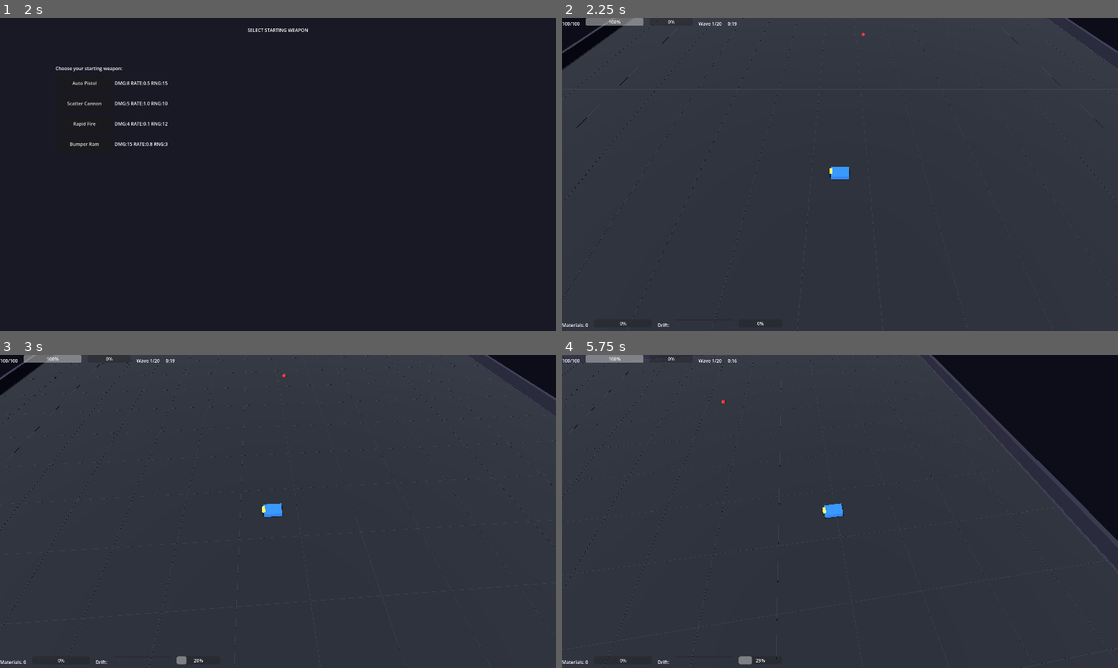
Above: before the commit, frames 1-4 (two rows, left to right).
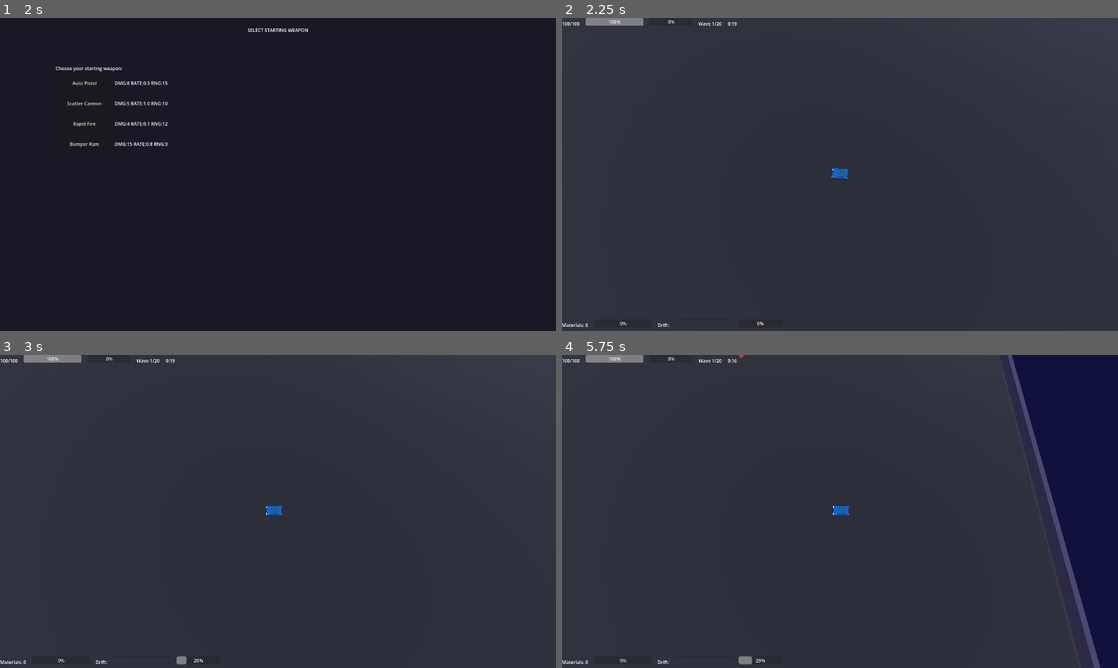
Above: after the commit, the same moments.

Repository: liuchangchangchang/drift-survivors
Game: Godot game, scene res://scenes/ui/main_menu.tscn
Two runs of this game, one before a commit and one after it. Both use one fixed random seed, a clock stepped at 60 frames per second and the inputs below.
Inputs (mouse positions are in pixels of both pictures, inside the frame that each line leads up to):
- Up to frame 1 (2 s): click "Start Game" at 0.5 s; click "Rookie Racer" at 1.25 s
- Up to frame 2 (2.25 s): click "Auto Pistol" at 2 s
- Up to frame 3 (3 s): tap Enter at 2.75 s; move the mouse to (400, 495) at 2.77 s; hold D (move_right) from 2.78 s (still down); hold Shift (drift) from 2.78 s (still down); click (400, 495) at 2.92 s
- Up to frame 4 (5.75 s): release D (move_right) at 3.5 s; release Shift (drift) at 3.5 s; drag from (728, 527) to (812, 574) at 3.52 s; move the mouse to (895, 442) at 4.27 s; hold D (move_right) 4.28-5 s; hold Shift (drift) 4.28-5 s; tap E (nitro_boost) at 4.35 s; drag from (812, 574) to (673, 464) at 5.02 s

Frame 1 is identical in both runs. In frame 2, 1.6% of the frame differs, in the area x 0-100%, y 0-100%; in frame 3, 1.7%; in frame 4, 15%.

Commit message:
feat: stable camera, drift skidmarks, and visual polish
Camera:
- Fixed rotation (no look_at jitter), -75° top-down angle
- Smooth position follow with speed-adaptive lerp
- Look-ahead based on velocity direction

Skidmarks (QQ Speed style):
- SkidmarkSystem spawns dark semi-transparent quads at rear wheels
- Marks persist in world space (up to 500, then recycled)
- Only appear during drift

Car visual overhaul:
- Multi-part car: chassis (metallic blue), glass cabin (translucent),
  headlights (emissive white), taillights (emissive red)
- 4 cylinder wheels at correct positions
- Body roll on turns (stronger during drift)
- Nose pitch on acceleration/boost
- Boost exhaust particles (blue, rear-facing)
- Drift spark particles with color stages:
  orange (charging) → cyan (50%) → pink (100% full)

Environment:
- Two-light setup: warm key light + cool fill light
- Glow post-processing enabled
- Dark asphalt ground with sparse grid lines (every 15 units)
- Semi-transparent arena walls

Co-Authored-By: Claude Opus 4.6 (1M context) <noreply@anthropic.com>

Diff:
--- /dev/null
+++ b/src/car/skidmark_system.gd
@@ -0,0 +1,85 @@
+class_name SkidmarkSystem
+extends Node3D
+## Draws tire skidmarks on the ground during drift.
+## Creates flat dark quads behind the rear wheels.
+
+const MAX_MARKS := 500
+const MARK_INTERVAL := 0.05  # Seconds between marks
+const MARK_WIDTH := 0.15
+const MARK_LENGTH := 0.6
+const MARK_Y := 0.02  # Slightly above ground to prevent z-fight
+
+var _timer: float = 0.0
+var _mark_count: int = 0
+var _marks_container: Node3D
+var _mark_material: StandardMaterial3D
+
+# Rear wheel offsets relative to car center (local space)
+var left_wheel_offset := Vector3(-0.8, 0, 1.2)
+var right_wheel_offset := Vector3(0.8, 0, 1.2)
+
+func _ready() -> void:
+	_marks_container = Node3D.new()
+	_marks_container.name = "SkidMarks"
+	# Add to arena (not car) so marks stay in world space
+	call_deferred("_add_container_to_arena")
+
+	_mark_material = StandardMaterial3D.new()
+	_mark_material.albedo_color = Color(0.05, 0.05, 0.05, 0.7)
+	_mark_material.transparency = BaseMaterial3D.TRANSPARENCY_ALPHA
+	_mark_material.shading_mode = BaseMaterial3D.SHADING_MODE_UNSHADED
+	_mark_material.no_depth_test = false
+
+func _add_container_to_arena() -> void:
+	var arena := _find_arena()
+	if arena:
+		arena.add_child(_marks_container)
+	else:
+		get_tree().current_scene.add_child(_marks_container)
+
+func _find_arena() -> Node:
+	var node: Node = get_parent()
+	while node:
+		if node.name == "GameArena":
+			return node
+		node = node.get_parent()
+	return null
+
+func _physics_process(delta: float) -> void:
+	var car := get_parent() as CarController
+	if not car or not car.is_alive or not car.is_drifting:
+		return
+
+	_timer += delta
+	if _timer < MARK_INTERVAL:
+		return
+	_timer = 0.0
+
+	# Get car's visual rotation for wheel positions
+	var yaw := -car.visual_angle + PI / 2
+	var car_basis := Basis(Vector3.UP, yaw)
+	var car_pos := car.global_position
+
+	# Spawn marks at both rear wheels
+	_spawn_mark(car_pos + car_basis * left_wheel_offset, yaw)
+	_spawn_mark(car_pos + car_basis * right_wheel_offset, yaw)
+
+func _spawn_mark(world_pos: Vector3, yaw: float) -> void:
+	if _mark_count >= MAX_MARKS:
+		# Recycle oldest mark
+		var oldest := _marks_container.get_child(0)
+		oldest.global_position = Vector3(world_pos.x, MARK_Y, world_pos.z)
+		oldest.rotation.y = yaw
+		_marks_container.move_child(oldest, _marks_container.get_child_count() - 1)
+		return
+
+	var mark := MeshInstance3D.new()
+	var quad := QuadMesh.new()
+	quad.size = Vector2(MARK_WIDTH, MARK_LENGTH)
+	quad.orientation = PlaneMesh.FACE_Y
+	mark.mesh = quad
+	mark.material_override = _mark_material
+	mark.global_position = Vector3(world_pos.x, MARK_Y, world_pos.z)
+	mark.rotation.y = yaw
+	_marks_container.add_child(mark)
+	_mark_count += 1
--- a/src/game/camera_controller.gd
+++ b/src/game/camera_controller.gd
@@ -1,19 +1,45 @@
 class_name CameraController
 extends Camera3D
-## Top-down chase camera for the 3D arena.
-## Follows the player car with lag for speed-feel.
+## Stable top-down chase camera.
+## Uses fixed rotation (no look_at jitter) with smooth position follow.
 
 @export var target: Node3D
-@export var offset: Vector3 = Vector3(0, 30, 20)
-@export var lerp_speed: float = 5.0
+@export var height: float = 40.0
+@export var look_ahead: float = 3.0  # How far ahead of velocity to look
+@export var follow_speed: float = 3.0
+@export var fast_follow_speed: float = 6.0  # When car moves fast
+
+var _smooth_pos: Vector3 = Vector3.ZERO
+var _initialized: bool = false
+
+func _ready() -> void:
+	# Fixed top-down angle (slightly tilted for depth perception)
+	rotation_degrees = Vector3(-75, 0, 0)
 
 func _physics_process(delta: float) -> void:
 	if not target:
 		return
-	var target_pos := target.global_position + offset
-	global_position = global_position.lerp(target_pos, lerp_speed * delta)
-	# Look slightly ahead of the car
-	var look_target := target.global_position
+
+	if not _initialized:
+		_smooth_pos = target.global_position
+		global_position = _smooth_pos + Vector3(0, height, height * 0.27)
+		_initialized = true
+		return
+
+	# Target position: car pos + look-ahead based on velocity
+	var ahead := Vector3.ZERO
+	if target is CharacterBody3D and target.velocity.length() > 1.0:
+		ahead = target.velocity.normalized() * look_ahead
+
+	var target_focus := target.global_position + ahead
+
+	# Smooth follow with speed-adaptive lerp
+	var speed_factor := 1.0
 	if target is CharacterBody3D:
-		look_target += target.velocity * 0.15
-	look_at(look_target, Vector3.UP)
+		speed_factor = clampf(target.velocity.length() / 20.0, 0.5, 1.5)
+	var lerp_rate := lerpf(follow_speed, fast_follow_speed, speed_factor - 0.5) * delta
+
+	_smooth_pos = _smooth_pos.lerp(target_focus, lerp_rate)
+
+	# Camera position: above and slightly behind the focus point
+	global_position = _smooth_pos + Vector3(0, height, height * 0.27)
--- a/src/game/game_arena.gd
+++ b/src/game/game_arena.gd
@@ -35,51 +35,64 @@
 	_start_first_wave()
 
 func _create_environment() -> void:
-	# Directional light (sun)
+	# Main directional light
 	var light := DirectionalLight3D.new()
-	light.rotation_degrees = Vector3(-50, -30, 0)
-	light.light_energy = 1.2
+	light.rotation_degrees = Vector3(-55, -35, 0)
+	light.light_energy = 1.0
+	light.light_color = Color(1.0, 0.95, 0.9)
 	light.shadow_enabled = true
+	light.shadow_blur = 1.5
 	add_child(light)
+	# Fill light (softer, opposite direction)
+	var fill := DirectionalLight3D.new()
+	fill.rotation_degrees = Vector3(-30, 145, 0)
+	fill.light_energy = 0.3
+	fill.light_color = Color(0.7, 0.8, 1.0)
+	fill.shadow_enabled = false
+	add_child(fill)
 	# World environment
 	var env_node := WorldEnvironment.new()
 	var environment := Environment.new()
 	environment.background_mode = Environment.BG_COLOR
-	environment.background_color = Color(0.05, 0.05, 0.1)
-	environment.ambient_light_color = Color(0.3, 0.35, 0.45)
-	environment.ambient_light_energy = 0.6
+	environment.background_color = Color(0.02, 0.02, 0.06)
+	environment.ambient_light_color = Color(0.25, 0.3, 0.4)
+	environment.ambient_light_energy = 0.5
+	environment.glow_enabled = true
+	environment.glow_intensity = 0.4
+	environment.glow_bloom = 0.1
 	env_node.environment = environment
 	add_child(env_node)
 
 func _create_ground() -> void:
-	# Ground plane
+	# Ground plane - dark asphalt look
 	var ground := MeshInstance3D.new()
 	var plane_mesh := PlaneMesh.new()
 	plane_mesh.size = Vector2(ARENA_SIZE, ARENA_SIZE)
 	ground.mesh = plane_mesh
 	ground.position = Vector3(ARENA_SIZE / 2, 0, ARENA_SIZE / 2)
 	var mat := StandardMaterial3D.new()
-	mat.albedo_color = Color(0.15, 0.17, 0.22)
+	mat.albedo_color = Color(0.12, 0.13, 0.16)
+	mat.roughness = 0.95
+	mat.metallic = 0.0
 	ground.material_override = mat
 	add_child(ground)
-	# Grid lines (simple approach: thin box meshes)
+	# Sparse grid lines (every 15 units) for orientation
 	var grid_mat := StandardMaterial3D.new()
-	grid_mat.albedo_color = Color(0.22, 0.24, 0.30)
-	for i in range(0, int(ARENA_SIZE) + 1, 10):
-		# Vertical line (along Z)
+	grid_mat.albedo_color = Color(0.18, 0.19, 0.23)
+	grid_mat.shading_mode = BaseMaterial3D.SHADING_MODE_UNSHADED
+	for i in range(0, int(ARENA_SIZE) + 1, 15):
 		var vline := MeshInstance3D.new()
 		var vbox := BoxMesh.new()
-		vbox.size = Vector3(0.05, 0.02, ARENA_SIZE)
+		vbox.size = Vector3(0.04, 0.005, ARENA_SIZE)
 		vline.mesh = vbox
-		vline.position = Vector3(i, 0.01, ARENA_SIZE / 2)
+		vline.position = Vector3(i, 0.005, ARENA_SIZE / 2)
 		vline.material_override = grid_mat
 		add_child(vline)
-		# Horizontal line (along X)
 		var hline := MeshInstance3D.new()
 		var hbox := BoxMesh.new()
-		hbox.size = Vector3(ARENA_SIZE, 0.02, 0.05)
+		hbox.size = Vector3(ARENA_SIZE, 0.005, 0.04)
 		hline.mesh = hbox
-		hline.position = Vector3(ARENA_SIZE / 2, 0.01, i)
+		hline.position = Vector3(ARENA_SIZE / 2, 0.005, i)
 		hline.material_override = grid_mat
 		add_child(hline)
 
@@ -136,43 +149,160 @@
 	car.stats = CarStats.from_dict(base_stats)
 	car.name = "Car"
 	car.position = Vector3(ARENA_SIZE / 2, 0, ARENA_SIZE / 2)
-	car.collision_layer = 1  # car
-	car.collision_mask = 2 | 16 | 32  # enemies + arena_boundary
+	car.collision_layer = 1
+	car.collision_mask = 2 | 16 | 32
 
 	# Collision shape
 	var car_collision := CollisionShape3D.new()
 	var car_shape := BoxShape3D.new()
-	car_shape.size = Vector3(2.0, 1.0, 3.0)
+	car_shape.size = Vector3(2.0, 0.8, 3.0)
 	car_collision.shape = car_shape
 	car_collision.position = Vector3(0, 0.5, 0)
 	car.add_child(car_collision)
 
-	# Visuals node (rotates independently based on visual_angle)
+	# Visuals node (rotates based on visual_angle)
 	var visuals := Node3D.new()
 	visuals.name = "Visuals"
-	# Car body mesh
-	var body_mesh := MeshInstance3D.new()
-	var body_box := BoxMesh.new()
-	body_box.size = Vector3(2.0, 0.8, 3.0)
-	body_mesh.mesh = body_box
-	body_mesh.position = Vector3(0, 0.5, 0)
-	var body_mat := StandardMaterial3D.new()
-	body_mat.albedo_color = Color(0.2, 0.6, 1.0)
-	body_mesh.material_override = body_mat
-	visuals.add_child(body_mesh)
-	# Front indicator
-	var front_mesh := MeshInstance3D.new()
-	var front_box := BoxMesh.new()
-	front_box.size = Vector3(1.0, 0.3, 0.5)
-	front_mesh.mesh = front_box
-	front_mesh.position = Vector3(0, 0.9, -1.5)
-	var front_mat := StandardMaterial3D.new()
-	front_mat.albedo_color = Color(0.9, 0.9, 0.2)
-	front_mat.emission_enabled = true
-	front_mat.emission = Color(0.9, 0.9, 0.2)
-	front_mesh.material_override = front_mat
-	visuals.add_child(front_mesh)
+
+	# Body wrap (for roll/pitch effects)
+	var body_wrap := Node3D.new()
+	body_wrap.name = "BodyWrap"
+
+	# --- Car body (chassis) ---
+	var chassis := MeshInstance3D.new()
+	var chassis_mesh := BoxMesh.new()
+	chassis_mesh.size = Vector3(1.8, 0.5, 2.8)
+	chassis.mesh = chassis_mesh
+	chassis.position = Vector3(0, 0.35, 0)
+	var chassis_mat := StandardMaterial3D.new()
+	chassis_mat.albedo_color = Color(0.15, 0.5, 0.95)
+	chassis_mat.metallic = 0.6
+	chassis_mat.roughness = 0.3
+	chassis.material_override = chassis_mat
+	body_wrap.add_child(chassis)
+
+	# --- Cabin (top part) ---
+	var cabin := MeshInstance3D.new()
+	var cabin_mesh := BoxMesh.new()
+	cabin_mesh.size = Vector3(1.4, 0.4, 1.4)
+	cabin.mesh = cabin_mesh
+	cabin.position = Vector3(0, 0.75, 0.15)
+	var cabin_mat := StandardMaterial3D.new()
+	cabin_mat.albedo_color = Color(0.3, 0.7, 1.0, 0.8)
+	cabin_mat.transparency = BaseMaterial3D.TRANSPARENCY_ALPHA
+	cabin_mat.metallic = 0.8
+	cabin_mat.roughness = 0.1
+	cabin.material_override = cabin_mat
+	body_wrap.add_child(cabin)
+
+	# --- Headlights (front) ---
+	var hl_mat := StandardMaterial3D.new()
+	hl_mat.albedo_color = Color(1.0, 1.0, 0.8)
+	hl_mat.emission_enabled = true
+	hl_mat.emission = Color(1.0, 1.0, 0.8)
+	hl_mat.emission_energy_multiplier = 3.0
+	for side in [-0.65, 0.65]:
+		var hl := MeshInstance3D.new()
+		var hl_mesh := BoxMesh.new()
+		hl_mesh.size = Vector3(0.3, 0.15, 0.1)
+		hl.mesh = hl_mesh
+		hl.position = Vector3(side, 0.45, -1.45)
+		hl.material_override = hl_mat
+		body_wrap.add_child(hl)
+
+	# --- Taillights (rear) ---
+	var tl_mat := StandardMaterial3D.new()
+	tl_mat.albedo_color = Color(1.0, 0.1, 0.1)
+	tl_mat.emission_enabled = true
+	tl_mat.emission = Color(1.0, 0.1, 0.1)
+	tl_mat.emission_energy_multiplier = 2.0
+	for side in [-0.7, 0.7]:
+		var tl := MeshInstance3D.new()
+		var tl_mesh := BoxMesh.new()
+		tl_mesh.size = Vector3(0.25, 0.12, 0.08)
+		tl.mesh = tl_mesh
+		tl.position = Vector3(side, 0.4, 1.45)
+		tl.material_override = tl_mat
+		body_wrap.add_child(tl)
+
+	visuals.add_child(body_wrap)
+
+	# --- Wheels (4 cylinders) ---
+	var wheel_mat := StandardMaterial3D.new()
+	wheel_mat.albedo_color = Color(0.15, 0.15, 0.15)
+	wheel_mat.roughness = 0.9
+	var wheel_positions := [
+		Vector3(-1.0, 0.2, -0.9),  # FL
+		Vector3(1.0, 0.2, -0.9),   # FR
+		Vector3(-1.0, 0.2, 0.9),   # RL
+		Vector3(1.0, 0.2, 0.9),    # RR
+	]
+	for i in wheel_positions.size():
+		var wheel := MeshInstance3D.new()
+		var cyl := CylinderMesh.new()
+		cyl.top_radius = 0.25
+		cyl.bottom_radius = 0.25
+		cyl.height = 0.2
+		wheel.mesh = cyl
+		wheel.position = wheel_positions[i]
+		wheel.rotation_degrees = Vector3(0, 0, 90)
+		wheel.material_override = wheel_mat
+		wheel.name = "Wheel_%d" % i
+		visuals.add_child(wheel)
+
+	# --- Boost exhaust particles (rear) ---
+	var exhaust := GPUParticles3D.new()
+	exhaust.name = "BoostExhaust"
+	exhaust.emitting = false
+	exhaust.amount = 30
+	exhaust.lifetime = 0.4
+	exhaust.visibility_aabb = AABB(Vector3(-2, -1, -2), Vector3(4, 3, 4))
+	var exhaust_mat := ParticleProcessMaterial.new()
+	exhaust_mat.direction = Vector3(0, 0, 1)
+	exhaust_mat.spread = 15.0
+	exhaust_mat.initial_velocity_min = 8.0
+	exhaust_mat.initial_velocity_max = 15.0
+	exhaust_mat.gravity = Vector3(0, 2, 0)
+	exhaust_mat.scale_min = 0.2
+	exhaust_mat.scale_max = 0.5
+	exhaust_mat.color = Color(0.2, 0.6, 1.0)
+	exhaust.process_material = exhaust_mat
+	# Particle mesh
+	var exhaust_draw := QuadMesh.new()
+	exhaust_draw.size = Vector2(0.3, 0.3)
+	exhaust.draw_pass_1 = exhaust_draw
+	exhaust.position = Vector3(0, 0.3, 1.5)
+	visuals.add_child(exhaust)
+
+	# --- Drift sparks particles ---
+	var sparks := GPUParticles3D.new()
+	sparks.name = "DriftSparks"
+	sparks.emitting = false
+	sparks.amount = 20
+	sparks.lifetime = 0.3
+	sparks.visibility_aabb = AABB(Vector3(-3, -1, -3), Vector3(6, 3, 6))
+	var spark_mat := ParticleProcessMaterial.new()
+	spark_mat.direction = Vector3(0, 1, 0)
+	spark_mat.spread = 60.0
+	spark_mat.initial_velocity_min = 3.0
+	spark_mat.initial_velocity_max = 8.0
+	spark_mat.gravity = Vector3(0, -15, 0)
+	spark_mat.scale_min = 0.05
+	spark_mat.scale_max = 0.15
+	spark_mat.color = Color(1.0, 0.7, 0.2)
+	sparks.process_material = spark_mat
+	var spark_draw := QuadMesh.new()
+	spark_draw.size = Vector2(0.1, 0.1)
+	sparks.draw_pass_1 = spark_draw
+	sparks.position = Vector3(0, 0.15, 0.8)
+	visuals.add_child(sparks)
+
 	car.add_child(visuals)
+
+	# --- Skidmark system ---
+	var skidmarks := SkidmarkSystem.new()
+	skidmarks.name = "SkidmarkSystem"
+	car.add_child(skidmarks)
 
 	# Weapon mount manager
 	weapon_mount_mgr = WeaponMountManager.new()
@@ -184,16 +314,15 @@
 	var magnet := LootMagnet.new()
 	magnet.name = "LootMagnet"
 	magnet.collision_layer = 0
-	magnet.collision_mask = 16  # loot layer
+	magnet.collision_mask = 16
 	car.add_child(magnet)
 
 	add_child(car)
 
-	# Camera (independent, not child of car)
+	# Camera (independent)
 	camera = CameraController.new()
 	camera.name = "GameCamera"
 	camera.target = car
-	camera.position = car.position + camera.offset
 	add_child(camera)
 
 func _setup_ui() -> void:
@@ -255,14 +384,50 @@
 	if hud_node and hud_node.has_method("update_xp"):
 		hud_node.update_xp(level_up_mgr.get_xp_progress())
 
-func _process(_delta: float) -> void:
-	# Rotate car visuals to match visual_angle
-	if car and car.is_alive:
-		var visuals := car.get_node_or_null("Visuals")
-		if visuals:
-			# visual_angle is atan2(z, x) convention
-			# Godot Y rotation: 0 = facing -Z, increases CCW
-			visuals.rotation.y = -car.visual_angle + PI / 2
+func _process(delta: float) -> void:
+	if not car or not car.is_alive:
+		return
+	var visuals := car.get_node_or_null("Visuals")
+	if not visuals:
+		return
+
+	# --- Yaw: rotate visuals to match visual_angle ---
+	var target_yaw := -car.visual_angle + PI / 2
+	visuals.rotation.y = lerp_angle(visuals.rotation.y, target_yaw, 15.0 * delta)
+
+	# --- Body roll (lean into turns) ---
+	var body_wrap := visuals.get_node_or_null("BodyWrap")
+	if body_wrap:
+		var vel_angle := atan2(car.velocity.z, car.velocity.x)
+		var cross := cos(car.visual_angle) * sin(vel_angle) - sin(car.visual_angle) * cos(vel_angle)
+		var roll_amount := 0.3 if car.is_drifting else 0.15
+		var target_roll := cross * roll_amount
+		body_wrap.rotation.z = lerpf(body_wrap.rotation.z, target_roll, 8.0 * delta)
+		# Pitch: nose down when accelerating
+		var accel_input := Input.get_vector("move_left", "move_right", "move_up", "move_down").length()
+		var target_pitch := -0.05 if accel_input > 0.1 else 0.03
+		if car.boost_power > 0:
+			target_pitch = -0.12
+		body_wrap.rotation.x = lerpf(body_wrap.rotation.x, target_pitch, 6.0 * delta)
+
+	# --- Boost exhaust particles ---
+	var exhaust := visuals.get_node_or_null("BoostExhaust")
+	if exhaust and exhaust is GPUParticles3D:
+		exhaust.emitting = car.boost_power > 0
+
+	# --- Drift sparks ---
+	var sparks := visuals.get_node_or_null("DriftSparks")
+	if sparks and sparks is GPUParticles3D:
+		sparks.emitting = car.is_drifting and car.velocity.length() > 3.0
+		# Change spark color based on drift charge
+		if car.is_drifting and sparks.process_material is ParticleProcessMaterial:
+			var charge_norm := car.drift_charge / car.stats.max_charge
+			if charge_norm >= 1.0:
+				sparks.process_material.color = Color(1.0, 0.3, 0.8)  # Pink/purple = full
+			elif charge_norm >= 0.5:
+				sparks.process_material.color = Color(0.3, 0.8, 1.0)  # Cyan = half
+			else:
+				sparks.process_material.color = Color(1.0, 0.7, 0.2)  # Orange = default
 
 func _on_wave_completed(_wave: int) -> void:
 	for drop in loot_spawner.active_drops.duplicate():
Not shown, added: src/car/skidmark_system.gd.uid
